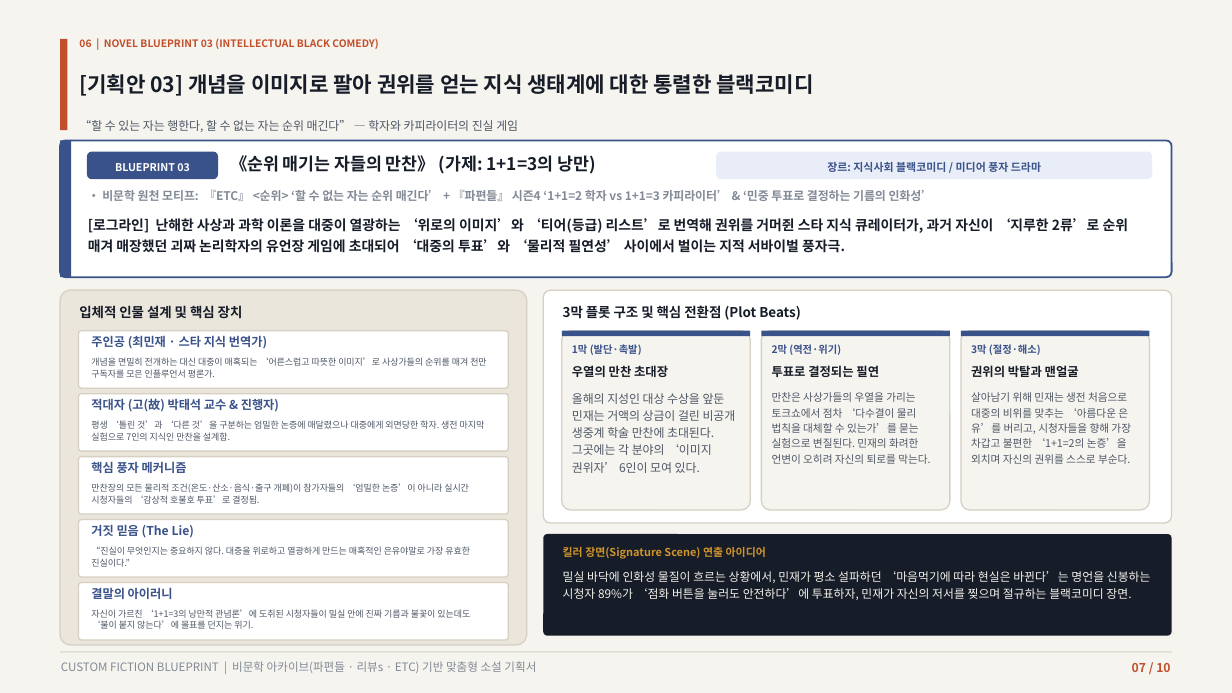
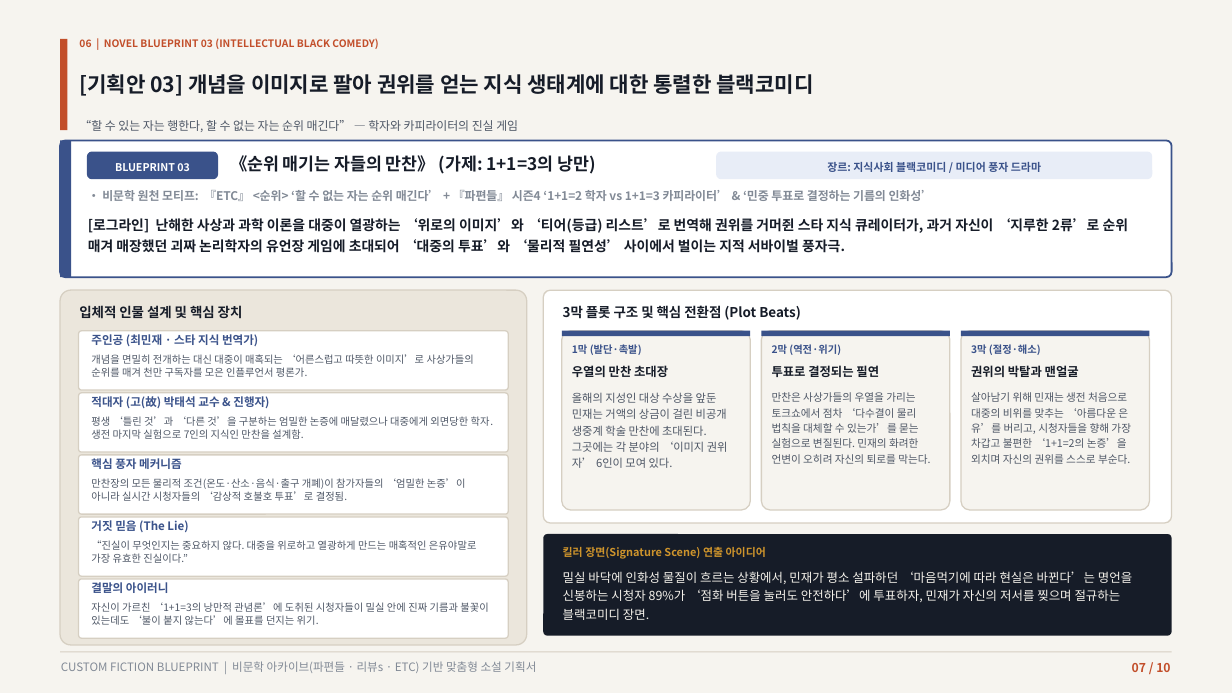
Before and after one commit to lietzsche/dev-lab, a slide deck: slide 7 of 맞춤형_소설기획_제안서.pptx. Drawn at 1232x693 pixels with LibreOffice and Linux fonts; fonts in the diff are those of the drawing. Boxes give left, top, right and bottom in pixels: in the first picture for what was removed or moved away, otherwise in the second. Text is boxed around its words. In the diff, an @@ line names an element or a change of style, - is before the commit and + after.

```diff
--- a/맞춤형_소설기획_제안서.pptx
+++ b/맞춤형_소설기획_제안서.pptx
@@ text "올해의 지성인 대상 수상을 앞둔 ..." at <box>572,392,728,468</box>: size 9.3 to 8.8 pt @@
@@ text "밀실 바닥에 인화성 물질이 흐르는 ..." at <box>563,571,1132,620</box>: size 9.2 to 9.7 pt @@
@@ rounded rectangle: place and size @@
-rounded rectangle at <box>79,583,508,640</box>
+rounded rectangle at <box>79,579,508,639</box>
@@ size 9.5 to 9 pt in 5 elements at <box>91,334,258,346</box>, <box>91,396,269,408</box>, <box>91,458,181,469</box>, <box>91,520,188,532</box>, <box>91,582,169,593</box> @@
@@ size 7 to 8 pt in 5 elements at <box>91,354,474,377</box>, <box>91,416,494,439</box>, <box>91,478,466,501</box>, <box>91,540,477,563</box>, <box>91,602,488,625</box> @@
@@ text "자신이 가르친 ‘1+1=3의 낭만적 관념론’에 ...": place and size @@
-text "자신이 가르친 ‘1+1=3의 낭만적 관념론’에 ..." at <box>91,609,470,629</box>
+text "자신이 가르친 ‘1+1=3의 낭만적 관념론’에 ..." at <box>91,602,488,625</box>
```
Also in this commit, not shown: 8 other slides changed, 14 other files.
